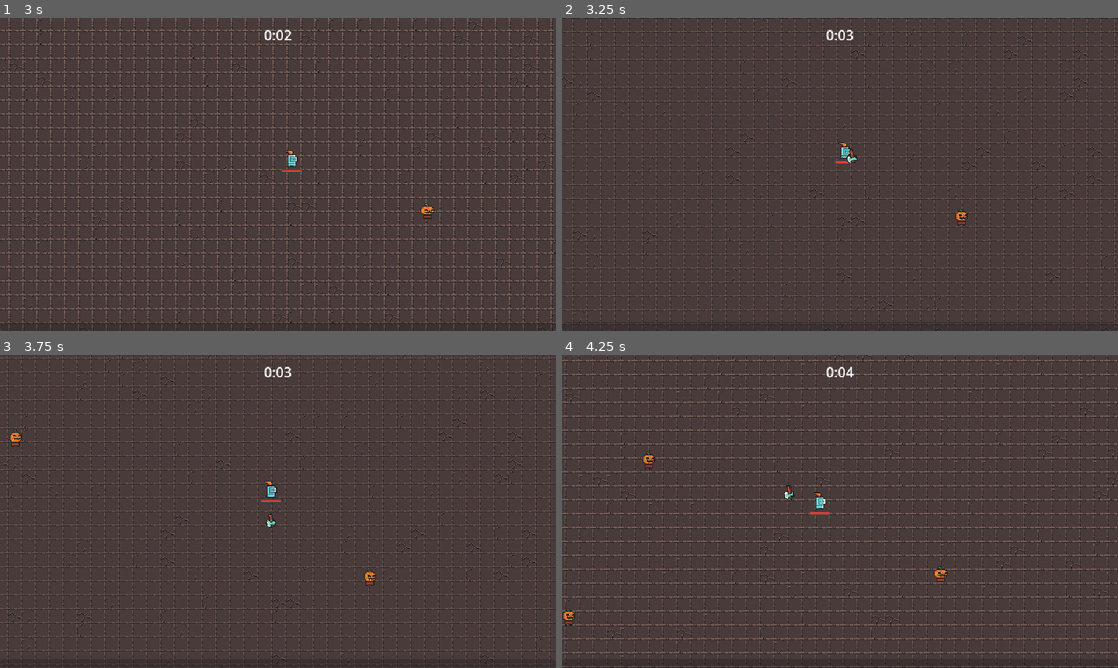
Above: before the commit, frames 1-4 (two rows, left to right).
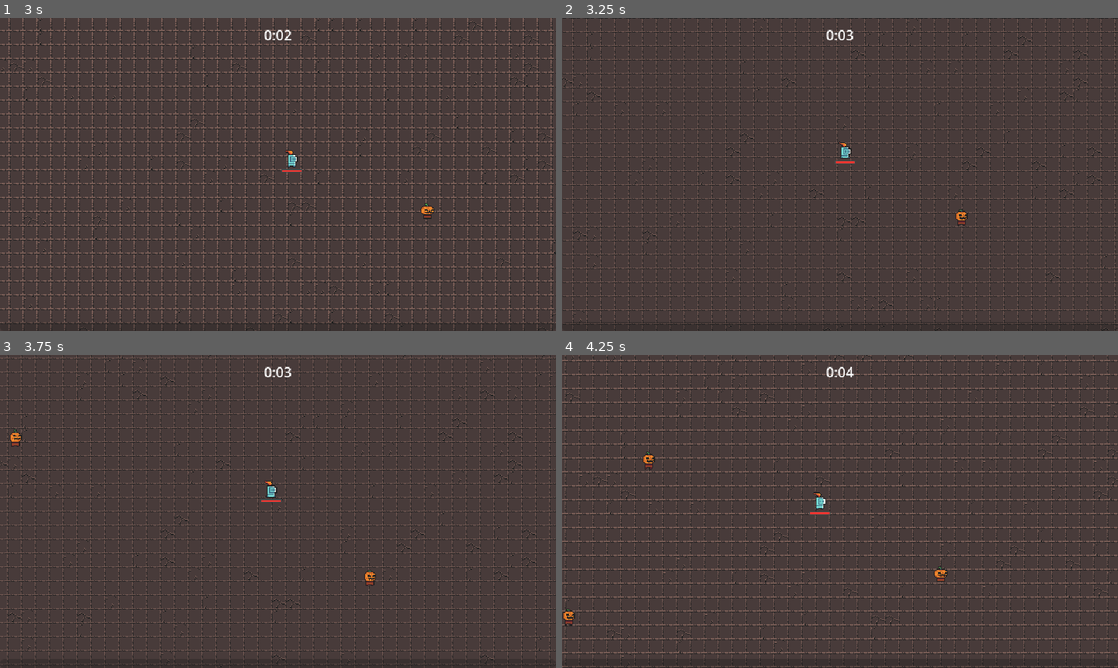
Above: after the commit, the same moments.

Repository: cqbMatroskin/2D-Top-Down
Game: Godot game, scene res://scene/level/level.tscn
Two runs of this game, one before a commit and one after it. Both use one fixed random seed, a clock stepped at 60 frames per second and the inputs below.
Inputs (mouse positions are in pixels of both pictures, inside the frame that each line leads up to):
- Up to frame 1 (3 s): move the mouse to (400, 158) at 0.52 s; press the mouse at (400, 158) at 0.53 s; hold D (move_right) 0.53-1.28 s; move the mouse to (166, 190) at 1.27 s; release the mouse at (166, 190) at 1.28 s; hold S (move_down) 1.28-2.03 s; click (166, 190) at 1.35 s; move the mouse to (333, 105) at 2.02 s; press the mouse at (333, 105) at 2.03 s; hold D (move_right) 2.03-2.78 s; move the mouse to (250, 237) at 2.77 s; release the mouse at (250, 237) at 2.78 s; hold W (move_up) from 2.78 s (still down); click (250, 237) at 2.85 s
- Up to frame 2 (3.25 s): keep holding W (move_up)
- Up to frame 3 (3.75 s): move the mouse to (444, 558) at 3.52 s; release W (move_up) at 3.53 s; press the mouse at (444, 558) at 3.53 s; hold A (move_left) from 3.53 s (still down)
- Up to frame 4 (4.25 s): keep holding A (move_left)

Frame 1 is identical in both runs. In frame 2, less than 0.1% of the frame differs, in the area x 51-54%, y 42-47%; in frame 3, less than 0.1%; in frame 4, less than 0.1%, in the area x 39-42%, y 41-47%.

Commit message:
Добавлен скилл вращающегося топора

Diff:
--- /dev/null
+++ b/resources/upgrades/new_ability.gd
@@ -0,0 +1,4 @@
+extends AbilityUpgrade
+class_name NewAbility
+
+@export var new_ability_scene: PackedScene
--- /dev/null
+++ b/resources/upgrades/throw_axe.tres
@@ -0,0 +1,11 @@
+[gd_resource type="Resource" script_class="NewAbility" format=3 uid="uid://df1jtwktdtifg"]
+
+[ext_resource type="PackedScene" uid="uid://dg4kuj8ixfert" path="res://scene/abilities/axe_ability/axe_ability_controller.tscn" id="1_wwgqf"]
+[ext_resource type="Script" uid="uid://f6aegxcmxqr1" path="res://resources/upgrades/new_ability.gd" id="2_ilx6a"]
+
+[resource]
+script = ExtResource("2_ilx6a")
+new_ability_scene = ExtResource("1_wwgqf")
+id = "throw_axe"
+name = "Вращающийся топор"
+description = "Пассивная абилка. Топор спанвится и вращается какое-то время вокруг игрока"
--- a/scene/abilities/axe_ability/axe_ability_controller.tscn
+++ b/scene/abilities/axe_ability/axe_ability_controller.tscn
@@ -1,9 +1,11 @@
 [gd_scene format=3 uid="uid://dg4kuj8ixfert"]
 
 [ext_resource type="Script" uid="uid://cr0ic0yst32i2" path="res://scene/abilities/axe_ability/axe_ability_controller.gd" id="1_6j2oo"]
+[ext_resource type="PackedScene" uid="uid://csahl6p2mdmad" path="res://scene/abilities/axe_ability/axe_ability.tscn" id="2_ll0k2"]
 
 [node name="AxeAbilityController" type="Node" unique_id=1864583375]
 script = ExtResource("1_6j2oo")
+axe_ability_scene = ExtResource("2_ll0k2")
 
 [node name="Timer" type="Timer" parent="." unique_id=577465462]
 wait_time = 3.0
--- a/scene/game_objects/player/player.gd
+++ b/scene/game_objects/player/player.gd
@@ -4,6 +4,7 @@
 @onready var health_component: HealthComponent = $HealthComponent
 @onready var grace_period: Timer = $GracePeriod
 @onready var progress_bar: ProgressBar = $ProgressBar
+@onready var ability_manager: Node = $AbilityManager
 
 const MAX_SPEED: int = 125
 const ACCELERATION: float = 0.1
@@ -12,7 +13,9 @@
 func _ready() -> void:
 	health_component.died.connect(on_died)
 	health_component.health_changed.connect(on_health_changed)
+	Global.ability_upgrade_added.connect(on_ability_upgrade_added)
 	health_update()
+
 
 # Called every frame. 'delta' is the elapsed time since the previous frame.
 func _process(delta: float) -> void:
@@ -21,6 +24,7 @@
 	velocity = velocity.lerp(target_velocity, ACCELERATION)
 
 	move_and_slide()
+
 
 func movement_vector() -> Vector2:
 	var movement_x: float = Input.get_action_strength("move_right") - Input.get_action_strength("move_left")
@@ -37,15 +41,19 @@
 	health_component.take_damage(1)
 	grace_period.start()
 
+
 func on_died() -> void:
 	queue_free()
+
 
 func on_health_changed() -> void:
 	health_update()
 
+
 func _on_player_hurt_box_area_entered(area: Area2D) -> void:
 	enemies_colliding += 1
 	check_if_damaged()
+
 
 func _on_player_hurt_box_area_exited(area: Area2D) -> void:
 	enemies_colliding -= 1
@@ -53,3 +61,10 @@
 
 func _on_grace_period_timeout() -> void:
 	check_if_damaged()
+
+
+func on_ability_upgrade_added(upgrade: AbilityUpgrade, current_upgrades: Dictionary) -> void:
+	if not upgrade is NewAbility:
+		return
+	var new_ability = upgrade as NewAbility
+	ability_manager.add_child(new_ability.new_ability_scene.instantiate())
--- a/scene/game_objects/player/player.tscn
+++ b/scene/game_objects/player/player.tscn
@@ -6,8 +6,6 @@
 [ext_resource type="PackedScene" uid="uid://c6y5icbmysora" path="res://scene/abilities/attack_ability/attack_controller.tscn" id="2_co0lx"]
 [ext_resource type="PackedScene" uid="uid://dgdjpfevf6i1" path="res://scene/components/health_component.tscn" id="3_bjes5"]
 [ext_resource type="Texture2D" uid="uid://ducgim7vevaoa" path="res://scene/game_objects/player/Art/knight_m_idle_anim_f1.png" id="3_co0lx"]
-[ext_resource type="PackedScene" uid="uid://dg4kuj8ixfert" path="res://scene/abilities/axe_ability/axe_ability_controller.tscn" id="3_fpv3a"]
-[ext_resource type="PackedScene" uid="uid://csahl6p2mdmad" path="res://scene/abilities/axe_ability/axe_ability.tscn" id="4_1tyhs"]
 [ext_resource type="Texture2D" uid="uid://cb78c6a3dly21" path="res://scene/game_objects/player/Art/knight_m_idle_anim_f2.png" id="4_kidpo"]
 [ext_resource type="Texture2D" uid="uid://b2k4efjob3lnf" path="res://scene/game_objects/player/Art/knight_m_idle_anim_f3.png" id="5_rvfjl"]
 [ext_resource type="Texture2D" uid="uid://c0cgoobuohlxw" path="res://scene/game_objects/player/Art/knight_m_run_anim_f0.png" id="6_i0aa2"]
@@ -89,9 +87,6 @@
 
 [node name="AttackController" parent="AbilityManager" unique_id=20459518 instance=ExtResource("2_co0lx")]
 
-[node name="AxeAbilityController" parent="AbilityManager" unique_id=1864583375 instance=ExtResource("3_fpv3a")]
-axe_ability_scene = ExtResource("4_1tyhs")
-
 [node name="HealthComponent" parent="." unique_id=1005102060 instance=ExtResource("3_bjes5")]
 
 [node name="GracePeriod" type="Timer" parent="." unique_id=719088218]
--- a/scene/manager/upgrade_manager.gd
+++ b/scene/manager/upgrade_manager.gd
@@ -9,16 +9,6 @@
 func _ready() -> void:
 	experience_manager.level_up.connect(on_lvl_up)
 
-func on_lvl_up(current_level: int) -> void:
-	# Случайный апгрейд
-	var choosen_upgrade: AbilityUpgrade = upgrade_pool.pick_random() as AbilityUpgrade
-	if choosen_upgrade == null:
-		return
-
-	var upgrade_screen_instance = upgrade_screen_scene.instantiate() as UpgradeScreen
-	add_child(upgrade_screen_instance)
-	upgrade_screen_instance.set_ability_upgrades([choosen_upgrade] as Array[AbilityUpgrade])
-	upgrade_screen_instance.upgrade_selected.connect(on_upgrade_selected)
 
 func apply_upgrade(upgrade: AbilityUpgrade) -> void:
 	var has_upgrade: bool = current_upgrades.has(upgrade.id)
@@ -29,7 +19,28 @@
 		}
 	else:
 		current_upgrades[upgrade.id]["quantity"] += 1
+
 	Global.ability_upgrade_added.emit(upgrade, current_upgrades)
+
+
+func pick_upgrades() -> Array[AbilityUpgrade]:
+	var chosen_upgrades: Array[AbilityUpgrade]
+	var pool_copy: Array[AbilityUpgrade] = upgrade_pool.duplicate()
+	for i in 2:
+		# Случайный апгрейд
+		var choosen_upgrade: AbilityUpgrade = pool_copy.pick_random() as AbilityUpgrade
+		chosen_upgrades.append(choosen_upgrade)
+		# Исключаем из массива выбранный апгрейд чтобы он не попался на следующей итерации
+		pool_copy = pool_copy.filter(func(upgrade: AbilityUpgrade): return upgrade.id != choosen_upgrade.id)
+
+	return chosen_upgrades
+
+func on_lvl_up(current_level: int) -> void:
+	var upgrade_screen_instance: Node = upgrade_screen_scene.instantiate() as UpgradeScreen
+	add_child(upgrade_screen_instance)
+	var choosen_upgrades: Array[AbilityUpgrade] = pick_upgrades()
+	upgrade_screen_instance.set_ability_upgrades(choosen_upgrades)
+	upgrade_screen_instance.upgrade_selected.connect(on_upgrade_selected)
 
 func on_upgrade_selected(upgrade: AbilityUpgrade) -> void:
 	apply_upgrade(upgrade)
--- a/scene/manager/upgrade_manager.tscn
+++ b/scene/manager/upgrade_manager.tscn
@@ -4,8 +4,9 @@
 [ext_resource type="PackedScene" uid="uid://dwa8mfnesppnm" path="res://scene/ui/upgrade_screen.tscn" id="2_2vwm1"]
 [ext_resource type="Script" uid="uid://dd4tdgo20tcmp" path="res://resources/upgrades/ability_upgrade.gd" id="2_ewjxl"]
 [ext_resource type="Resource" uid="uid://m5b2q7l5glow" path="res://resources/upgrades/sword_rate.tres" id="3_l1i6k"]
+[ext_resource type="Resource" uid="uid://df1jtwktdtifg" path="res://resources/upgrades/throw_axe.tres" id="4_l1i6k"]
 
 [node name="UpgradeManager" type="Node" unique_id=431017774]
 script = ExtResource("1_phv5r")
-upgrade_pool = Array[ExtResource("2_ewjxl")]([ExtResource("3_l1i6k")])
+upgrade_pool = Array[ExtResource("2_ewjxl")]([ExtResource("3_l1i6k"), ExtResource("4_l1i6k")])
 upgrade_screen_scene = ExtResource("2_2vwm1")
Not shown, added: resources/upgrades/new_ability.gd.uid
